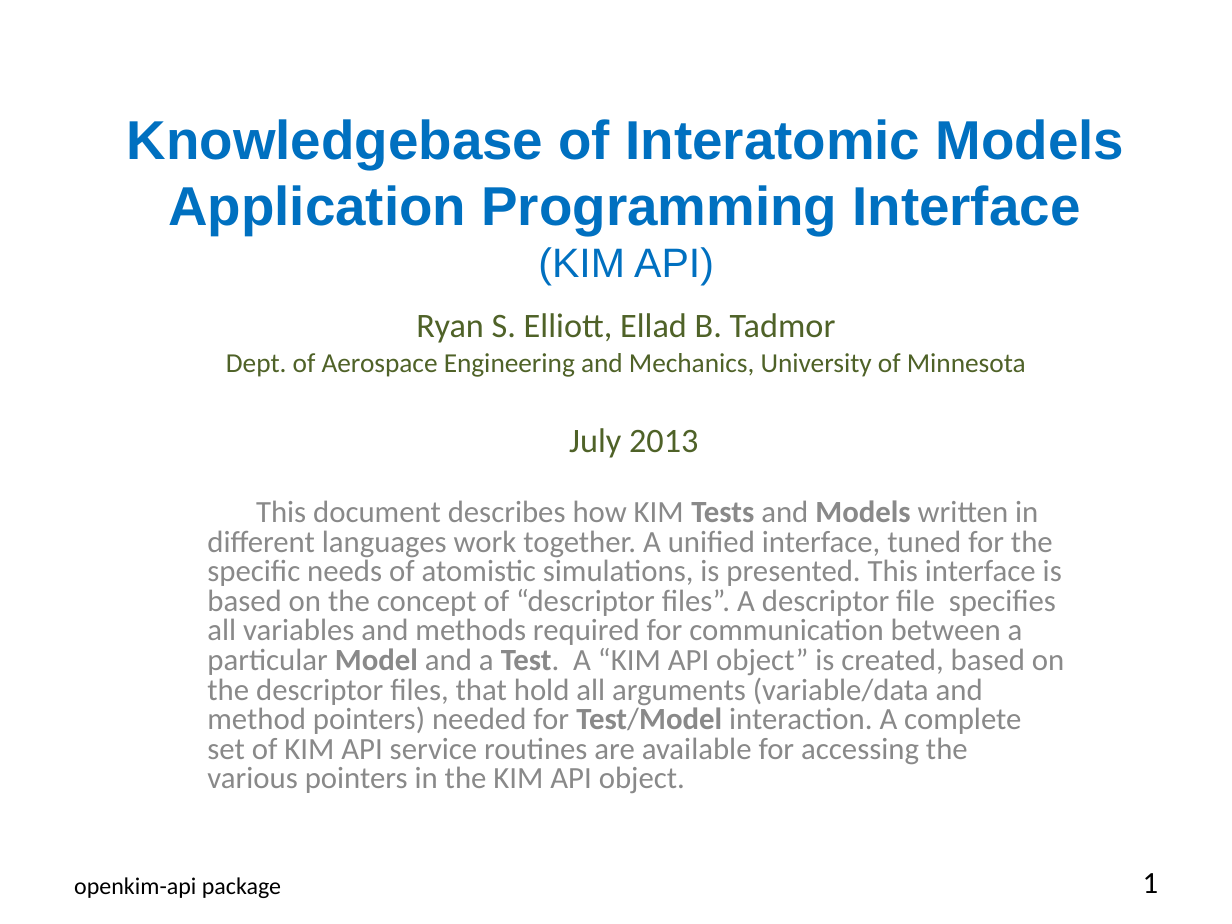
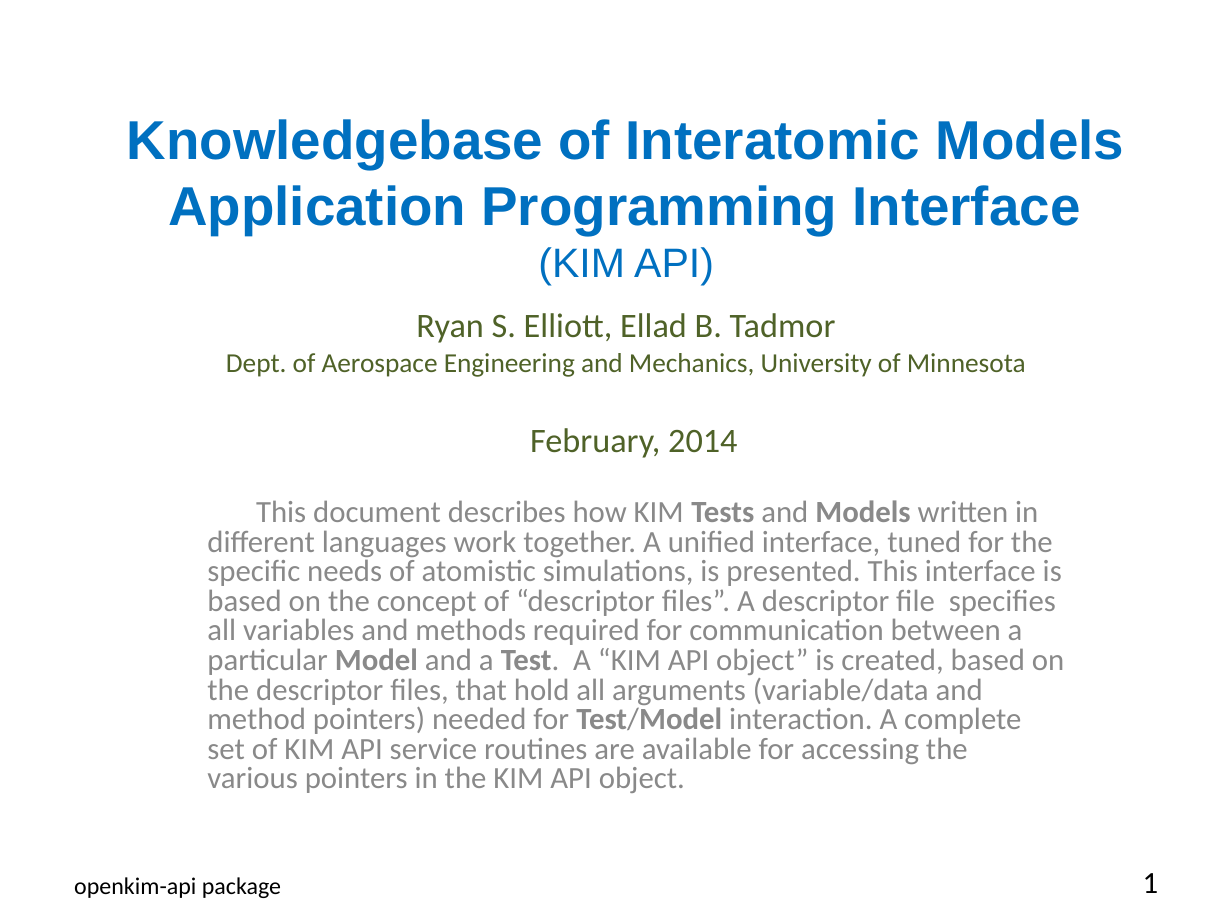
Before and after one commit to openkim/kim-api, a slide deck: slide 1 of DOCS/openkim-api-introduction.pptx. Drawn at 1232x924 pixels with LibreOffice and Linux fonts; fonts in the diff are those of the drawing. Boxes give left, top, right and bottom in pixels: in the first picture for what was removed or moved away, otherwise in the second. Text is boxed around its words. In the diff, an @@ line names an element or a change of style, - is before the commit and + after.

```diff
--- a/DOCS/openkim-api-introduction.pptx
+++ b/DOCS/openkim-api-introduction.pptx
@@ text at (530, 428, 737, 458): text changed @@
-July 2013
+February, 2014
```
Also in this commit, not shown: 14 other slides changed, 1 slide removed, 25 other files.
